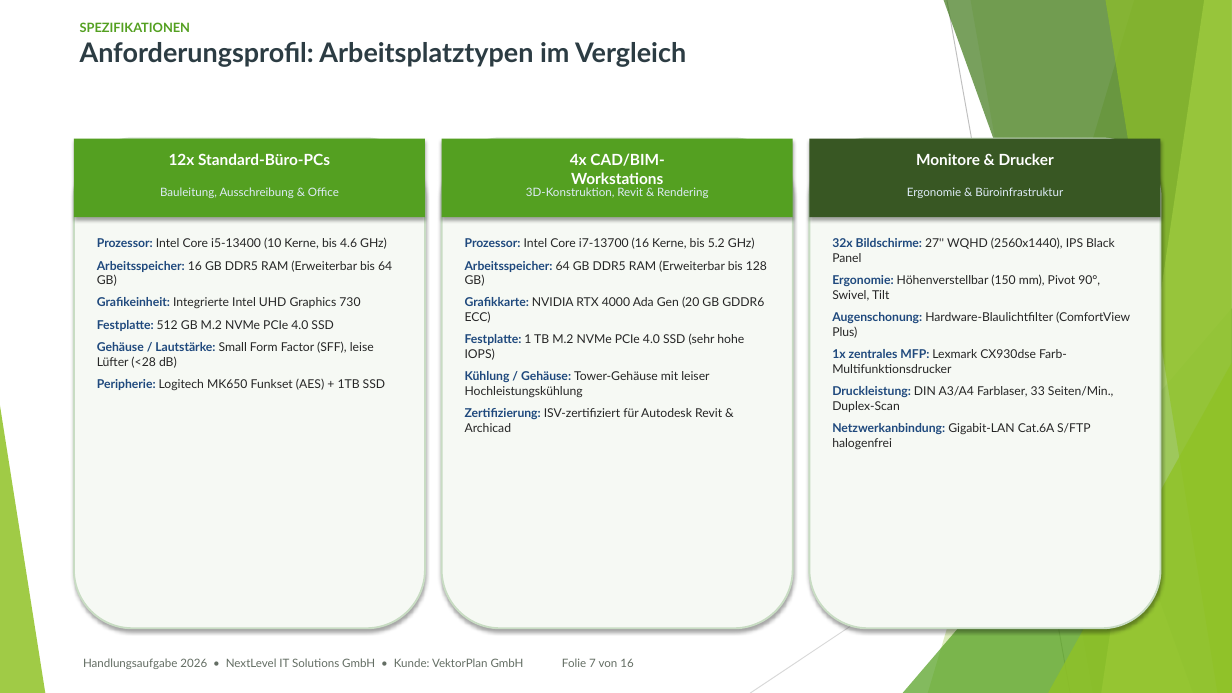
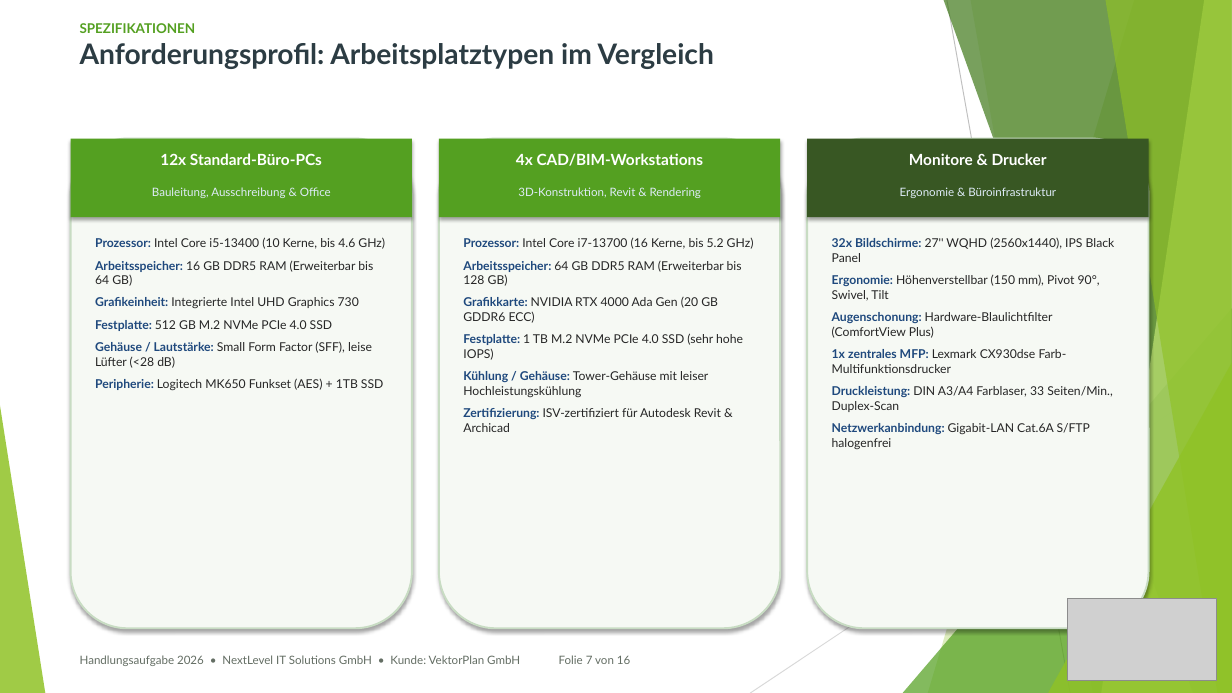
Before and after one commit to kluthjan/projekt_handlungsaufgabe, a slide deck: slide 7 of docs/08_Projektabschluss/Abschlusspraesentation.pptx. Drawn at 1232x693 pixels with LibreOffice and Linux fonts; fonts in the diff are those of the drawing; grey boxes stand for pictures. Boxes give left, top, right and bottom in pixels: in the first picture for what was removed or moved away, otherwise in the second. Text is boxed around its words. In the diff, an @@ line names an element or a change of style, - is before the commit and + after.

Commit message:
Praesentation optimiert: Widescreen-Layout vollstndig ausgenutzt, NextLevel-Logo mit transparentem Hintergrund vergroessert auf allen 16 Folien platziert, Hardware-Badges und PSP korrigiert

```diff
--- a/docs/08_Projektabschluss/Abschlusspraesentation.pptx
+++ b/docs/08_Projektabschluss/Abschlusspraesentation.pptx
@@ text "SPEZIFIKATIONEN" at [80, 23, 714, 69]: size 10 to 10.5 pt in "SPEZIFIKATIONEN"; size 21 to 22 pt in "Anforderungsprofil: Arbeitsplatztypen im Vergleich" @@
@@ rounded rectangle: place and size @@
-rounded rectangle at [74, 139, 425, 628]
+rounded rectangle at [70, 139, 411, 628]
@@ rectangle: place and size @@
-rectangle at [74, 139, 425, 217]
+rectangle at [70, 139, 411, 217]
@@ text "12x Standard-Büro-PCs": place and size @@
-text "12x Standard-Büro-PCs" at [169, 153, 330, 165]
+text "12x Standard-Büro-PCs" at [160, 153, 322, 165]
@@ rounded rectangle: place and size @@
-rounded rectangle at [442, 139, 793, 628]
+rounded rectangle at [439, 139, 780, 628]
@@ rectangle: place and size @@
-rectangle at [442, 139, 793, 217]
+rectangle at [439, 139, 780, 217]
@@ text "4x CAD/BIM-Workstations" rewrapped from [570, 153, 664, 184] to [516, 153, 704, 166] @@
@@ rounded rectangle: place and size @@
-rounded rectangle at [810, 139, 1161, 628]
+rounded rectangle at [808, 139, 1149, 628]
@@ rectangle: place and size @@
-rectangle at [810, 139, 1161, 217]
+rectangle at [808, 139, 1149, 217]
@@ text "Monitore & Drucker": place and size @@
-text "Monitore & Drucker" at [916, 153, 1054, 165]
+text "Monitore & Drucker" at [909, 153, 1047, 165]
@@ text "Bauleitung, Ausschreibung & Office": place and size @@
-text "Bauleitung, Ausschreibung & Office" at [160, 187, 339, 198]
+text "Bauleitung, Ausschreibung & Office" at [152, 187, 331, 198]
@@ text "3D-Konstruktion, Revit & Rendering": place and size @@
-text "3D-Konstruktion, Revit & Rendering" at [526, 187, 708, 198]
+text "3D-Konstruktion, Revit & Rendering" at [518, 187, 701, 198]
@@ text "Ergonomie & Büroinfrastruktur": place and size @@
-text "Ergonomie & Büroinfrastruktur" at [907, 187, 1063, 198]
+text "Ergonomie & Büroinfrastruktur" at [900, 187, 1056, 198]
@@ text "Prozessor: Intel Core i5-13400 (10 ..." rewrapped from [97, 237, 392, 390] to [95, 237, 385, 390] @@
@@ text "Prozessor: Intel Core i7-13700 (16 ..." rewrapped from [465, 238, 767, 432] to [463, 238, 754, 432] @@
@@ text "32x Bildschirme: 27'' WQHD (2560x1440), ..." rewrapped from [832, 237, 1130, 449] to [832, 237, 1115, 449] @@
@@ picture added at [1068, 598, 1217, 680] @@
```
Also in this commit, not shown: 15 other slides changed, 1 other file.
